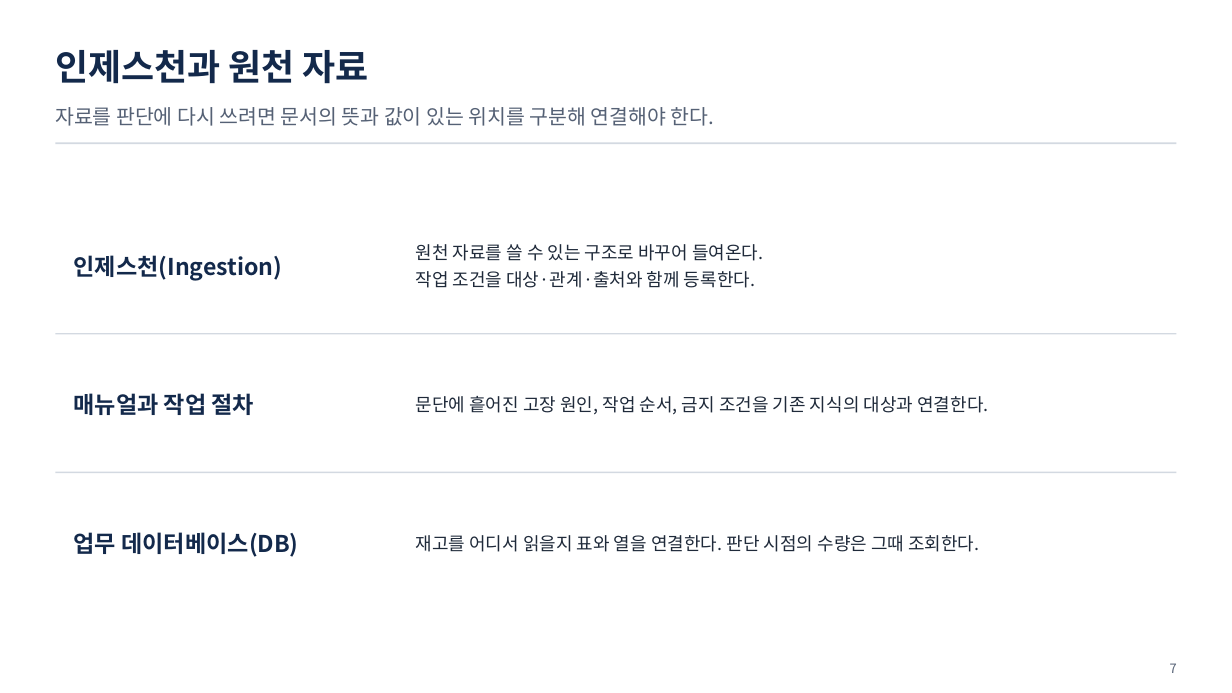
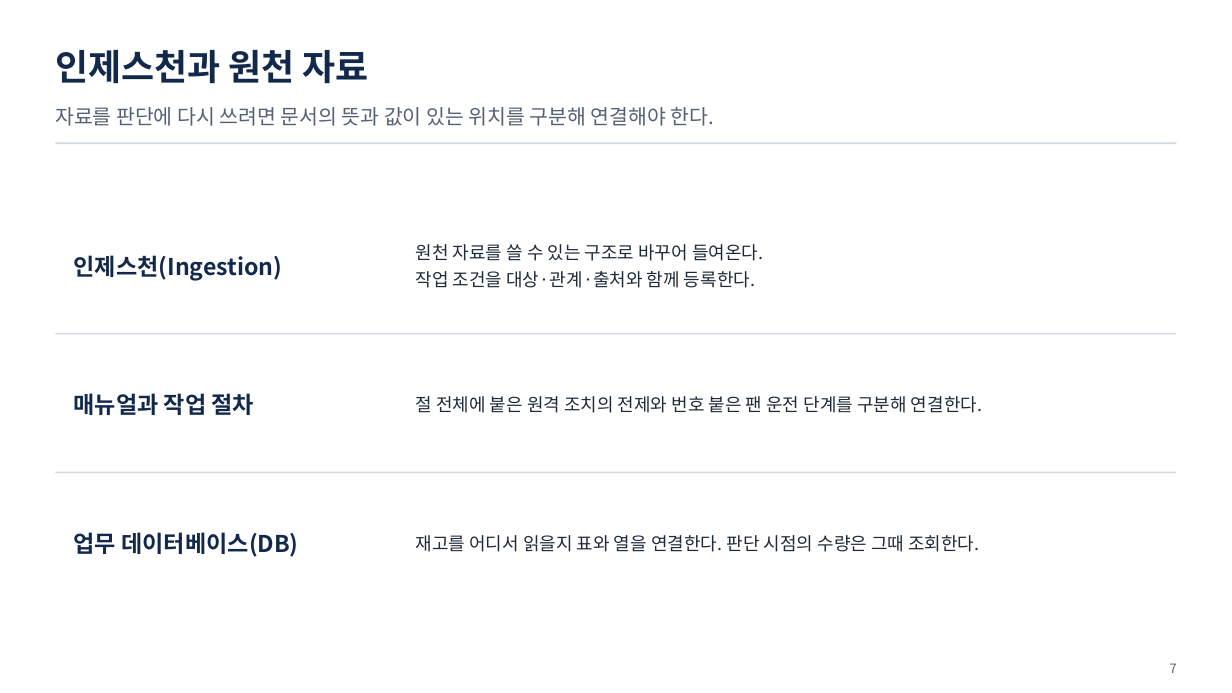
Before and after one commit to uengine-oss/hyd-iot-edu, a slide deck: slide 7 of workspace/강의제작/산출물/통합반/이론/04회차/통합반_04일차.pptx. Drawn at 1232x693 pixels with LibreOffice and Linux fonts; fonts in the diff are those of the drawing. Boxes give left, top, right and bottom in pixels: in the first picture for what was removed or moved away, otherwise in the second. Text is boxed around its words. In the diff, an @@ line names an element or a change of style, - is before the commit and + after.

Commit message:
통합반 온라인 4회차 4~10장의 작업 조건과 판본을 원문으로 대조

```diff
--- a/workspace/강의제작/산출물/통합반/이론/04회차/통합반_04일차.pptx
+++ b/workspace/강의제작/산출물/통합반/이론/04회차/통합반_04일차.pptx
@@ text at [416, 396, 983, 413]: text changed @@
-문단에 흩어진 고장 원인, 작업 순서, 금지 조건을 기존 지식의 대상과 연결한다.
+절 전체에 붙은 원격 조치의 전제와 번호 붙은 팬 운전 단계를 구분해 연결한다.
```
Also in this commit, not shown: 5 other slides changed, 5 other files.
